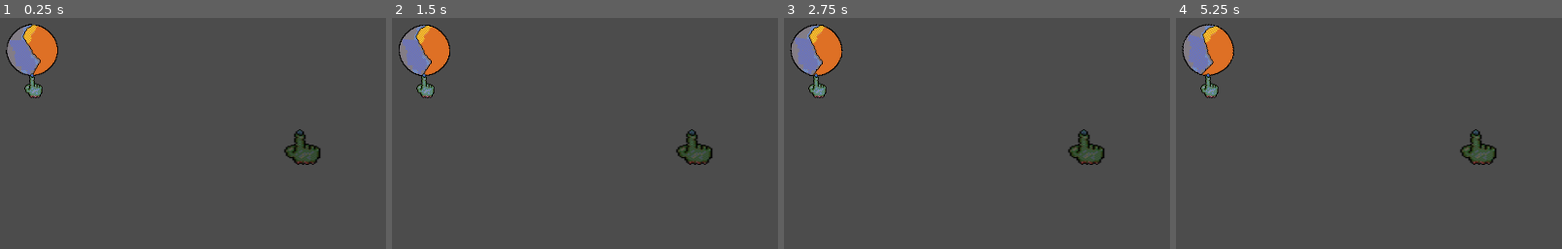
Above: before the commit, frames 1-4 (left to right).
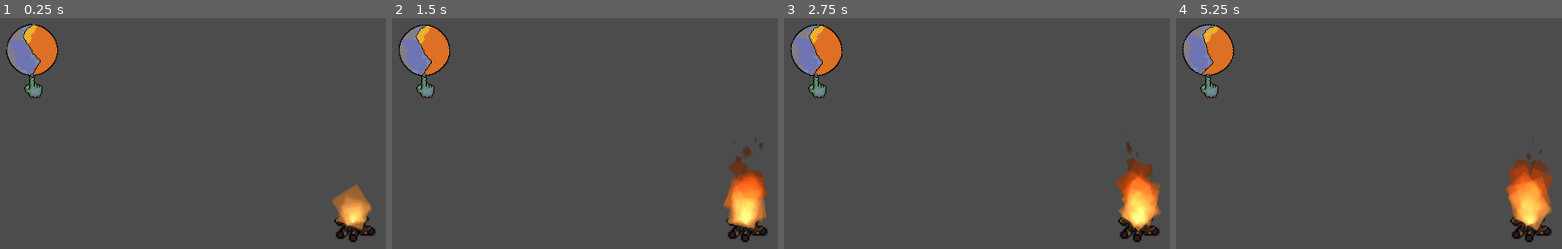
Above: after the commit, the same moments.

Repository: BedfordWest/minute-raid
Game: Godot game, scene res://MinuteRaid.tscn
Two runs of this game, one before a commit and one after it. Both use one fixed random seed, a clock stepped at 60 frames per second and the inputs below.
Inputs:
- Up to frame 1 (0.25 s): no input
- Up to frame 2 (1.5 s): no input
- Up to frame 3 (2.75 s): no input
- Up to frame 4 (5.25 s): no input

The runs differ from the first frame. In frame 1, 2.5% of the frame differs, in the area x 73-98%, y 48-98%; in frame 2, 3.6%; in frame 3, 3.6%; in frame 4, 3.9%.

Commit message:
-Add a campfire (sprite + particles + light)

Diff:
--- a/MinuteRaid/MinuteRaid.tscn
+++ b/MinuteRaid/MinuteRaid.tscn
@@ -1,6 +1,6 @@
 [gd_scene load_steps=5 format=2]
 
-[ext_resource path="res://UI/ZombieHand.png" type="Texture" id=1]
+[ext_resource path="res://Objects/CampFire.tscn" type="PackedScene" id=1]
 [ext_resource path="res://MinuteRaid.gd" type="Script" id=2]
 [ext_resource path="res://GlobalLighting.gd" type="Script" id=3]
 [ext_resource path="res://UI/GUI.tscn" type="PackedScene" id=4]
@@ -21,7 +21,5 @@
 color = Color( 0.164706, 0.156863, 0.117647, 1 )
 script = ExtResource( 3 )
 
-[node name="Sprite" type="Sprite" parent="World"]
-position = Vector2( 192, 86 )
-scale = Vector2( 1, 0.6875 )
-texture = ExtResource( 1 )
+[node name="CampFire" parent="." instance=ExtResource( 1 )]
+position = Vector2( 225, 135 )
--- /dev/null
+++ b/MinuteRaid/Objects/CampFire.tscn
@@ -0,0 +1,52 @@
+[gd_scene load_steps=9 format=2]
+
+[ext_resource path="res://Objects/FirePit.png" type="Texture" id=1]
+[ext_resource path="res://Objects/FlameTexture.png" type="Texture" id=2]
+[ext_resource path="res://Lights/SphericalLight.png" type="Texture" id=3]
+
+[sub_resource type="Gradient" id=1]
+offsets = PoolRealArray( 0.0147059, 0.435294, 1 )
+colors = PoolColorArray( 1, 0.849285, 0.541226, 1, 0.966211, 0.341074, 0.0776237, 1, 0.216211, 0.216211, 0.216211, 1 )
+
+[sub_resource type="GradientTexture" id=2]
+gradient = SubResource( 1 )
+
+[sub_resource type="Curve" id=3]
+_data = [ Vector2( 0.00515464, 0 ), 0.0, 0.0, 0, 0, Vector2( 0.237113, 0.72321 ), 0.0, 0.0, 0, 0, Vector2( 1, 0 ), 0.0, 0.0, 0, 0 ]
+
+[sub_resource type="CurveTexture" id=4]
+curve = SubResource( 3 )
+
+[sub_resource type="ParticlesMaterial" id=5]
+trail_divisor = 5
+flag_disable_z = true
+direction = Vector3( 0, -1, 0 )
+spread = 12.0
+gravity = Vector3( 0, 0, 0 )
+initial_velocity = 53.13
+initial_velocity_random = 0.29
+angular_velocity_random = 1.0
+orbit_velocity = 0.0
+orbit_velocity_random = 0.0
+radial_accel = 20.0
+tangential_accel_random = 0.82
+angle = 360.0
+angle_random = 1.0
+scale = 0.8
+scale_curve = SubResource( 4 )
+color_ramp = SubResource( 2 )
+
+[node name="CampFire" type="Node2D"]
+
+[node name="FirePit" type="Sprite" parent="."]
+texture = ExtResource( 1 )
+
+[node name="Fire" type="Particles2D" parent="."]
+modulate = Color( 1, 1, 1, 0.27451 )
+amount = 125
+process_material = SubResource( 5 )
+texture = ExtResource( 2 )
+
+[node name="Light" type="Light2D" parent="."]
+texture = ExtResource( 3 )
+energy = 0.36
--- a/MinuteRaid/UI/GUI.tscn
+++ b/MinuteRaid/UI/GUI.tscn
@@ -13,6 +13,4 @@
 [node name="HBoxContainer" type="HBoxContainer" parent="PrimaryContainer"]
 
 [node name="DayCycle" parent="PrimaryContainer/HBoxContainer" instance=ExtResource( 1 )]
-margin_right = 0.0
-margin_bottom = 0.0
 rect_scale = Vector2( 1, 1 )
Binary file added: MinuteRaid/Lights/SphericalLight.png
Not shown, added: MinuteRaid/Lights/SphericalLight.png.import
Binary file added: MinuteRaid/Objects/FirePit.aseprite
Binary file added: MinuteRaid/Objects/FirePit.png
Not shown, added: MinuteRaid/Objects/FirePit.png.import
Binary file added: MinuteRaid/Objects/FlameTexture.aseprite
Binary file added: MinuteRaid/Objects/FlameTexture.png
Not shown, added: MinuteRaid/Objects/FlameTexture.png.import
